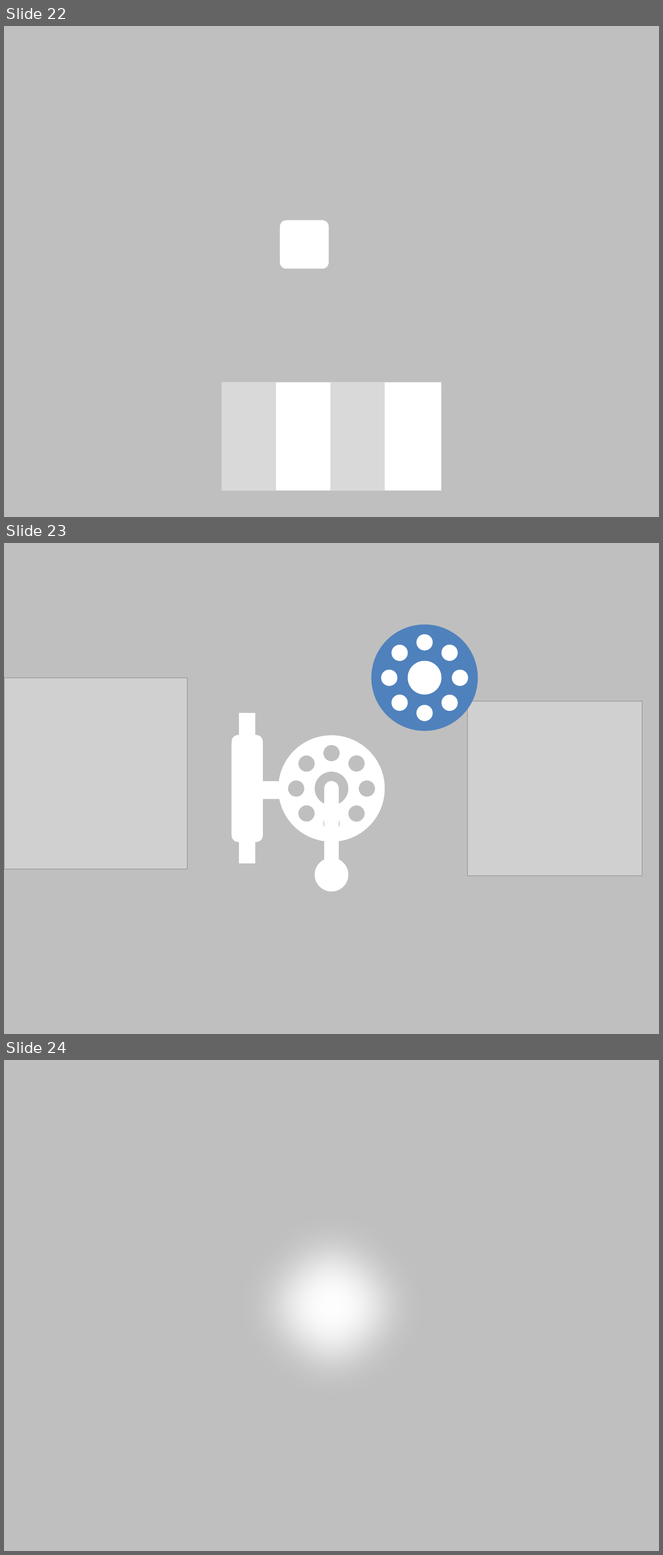
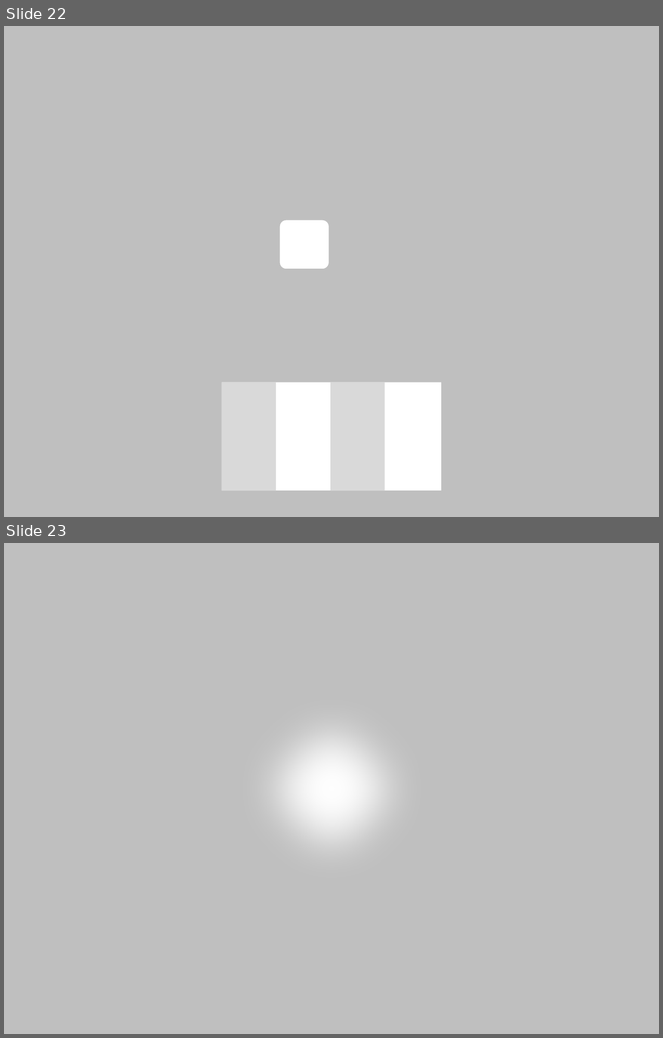
Before and after one commit to bronzdev/BatHit, a slide deck: Assets/Textures/TextureIcons.pptx. Shown one above the other, each under a label of ours: slides 22, 23 and 24 before the commit, slides 22 and 23 after it. The pictures are 663x1555 and 663x1038 pixels, drawn with LibreOffice and Linux fonts; fonts in the diff are those of the drawing; grey boxes stand for pictures. Boxes give left, top, right and bottom in pixels: in the first picture for what was removed or moved away, otherwise in the second. Text is boxed around its words. In the diff, an @@ line names an element or a change of style, - is before the commit and + after.

```diff
--- a/Assets/Textures/TextureIcons.pptx
+++ b/Assets/Textures/TextureIcons.pptx
@@ slide 23 removed at box(4, 543, 659, 1034), background #BFBFBF @@
@@ group removed at box(372, 624, 478, 730): 10 ellipses @@
@@ picture removed at box(4, 678, 188, 869) @@
@@ rectangle removed at box(239, 714, 256, 864) @@
@@ picture removed at box(467, 702, 642, 876) @@
@@ rounded rectangle removed at box(234, 737, 261, 840) @@
@@ freeform shape removed at box(279, 735, 385, 842) @@
@@ rectangle removed at box(254, 782, 283, 799) @@
@@ round same rect removed at box(326, 783, 337, 860) @@
@@ ellipse removed at box(317, 860, 346, 890) @@
@@ what was slide 24 is now slide 23 @@
```
Also in this commit, not shown: 1 slide changed, 5 other slides removed, 24 other files.
